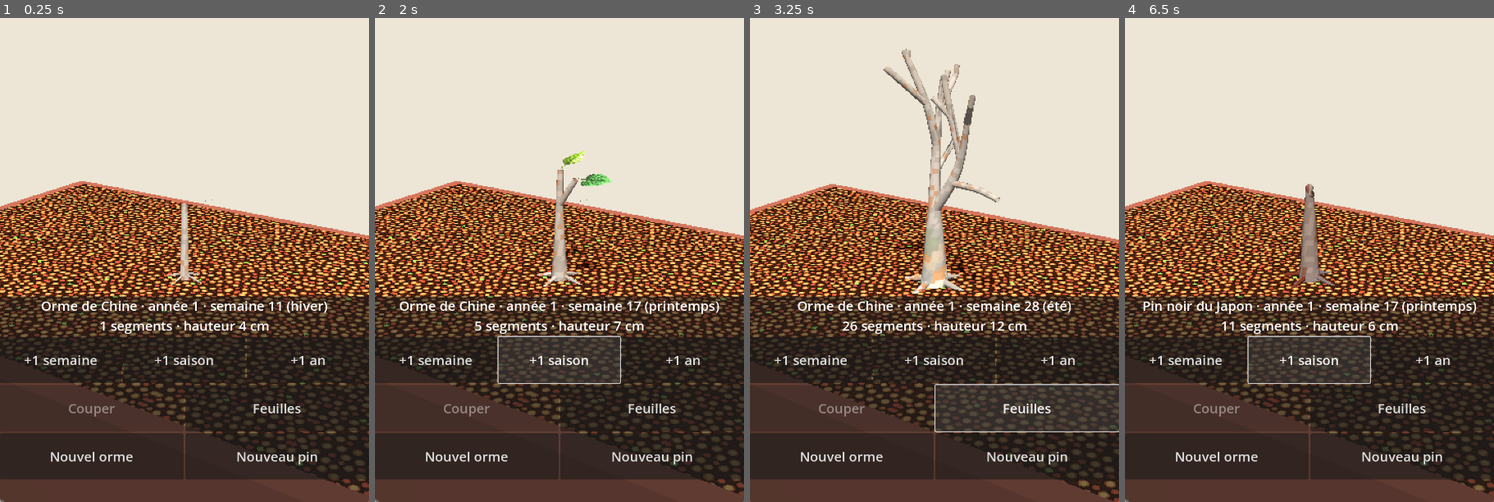
Above: before the commit, frames 1-4 (left to right).
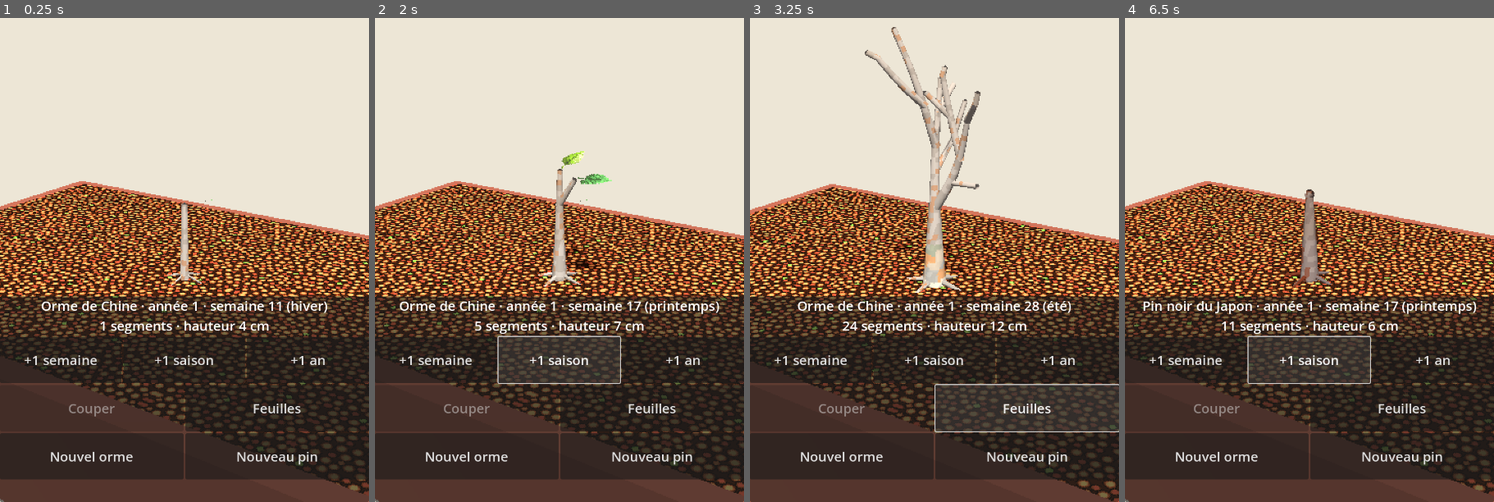
Above: after the commit, the same moments.

Repository: Ankool29/bonzai
Game: Godot game, scene res://scenes/main.tscn
Same seed, same stepped clock (60 frames per second), same inputs: the game is played once before the commit and once after it.
Inputs:
- Up to frame 1 (0.25 s): no input
- Up to frame 2 (2 s): click "+1 semaine" at 0.5 s; click "+1 saison" at 1.25 s
- Up to frame 3 (3.25 s): click "+1 an" at 2 s; click "Feuilles" at 2.75 s
- Up to frame 4 (6.5 s): click "Nouvel orme" at 3.5 s; click "Nouveau pin" at 4.25 s; click "+1 semaine" at 5 s; click "+1 saison" at 5.75 s

The runs differ from the first frame. In frame 1, less than 0.1% of the frame differs, in the area x 48-52%, y 38-54%; in frame 2, 0.4%; in frame 3, 8.7%, in the area x 0-100%, y 1-100%; in frame 4, 0.3%.

Commit message:
Étape 6 : tronc lissé sans manchons (Chaikin, départs enfoncés, bouts fermés, branches plus fines)
Co-Authored-By: Claude Opus 5.5 <noreply@anthropic.com>
Claude-Session: https://claude.ai/code/session_01MAppfJEzF7Td7hJP7q14tM

Diff:
--- a/scripts/species.gd
+++ b/scripts/species.gd
@@ -20,7 +20,7 @@
 	"phyllotaxy": deg_to_rad(180.0),  # alterne distique
 	"w_light": 0.35,
 	"w_up": 0.12,
-	"jitter": 0.12,
+	"jitter": 0.06,
 	"shed_ratio": 0.04,
 	"bud_life": 52 * 8,
 	"backbud_chance": 0.6,
--- a/scripts/tree_mesh.gd
+++ b/scripts/tree_mesh.gd
@@ -130,31 +130,46 @@
 	for m in chain.size():
 		var s := sim.segs[chain[m]]
 		raw.append(s.start + (s.end - s.start) * seg_f[chain[m]])
-	# Décimation : anneaux espacés d'au moins 1,2 rayon, sinon un tube épais se replie dans les virages
+	if sim.segs[i0].parent >= 0:
+		# départ de branche : le début du tube est enfoncé dans le parent et pas plus épais que lui
+		var pr := sim.segs[sim.segs[i0].parent].radius
+		raw[0] -= (raw[1] - raw[0]).normalized() * pr * 0.5
+		r[0] = minf(r[0], pr * 0.95)
+	# Décimation : anneaux espacés d'au moins 2,5 rayons, sinon un tube épais se replie dans les virages
 	# (c'était le tronc « en morceaux »).
-	var keep: Array[int] = [0]
-	for m in range(1, raw.size()):
-		if m == raw.size() - 1 or raw[m].distance_to(raw[keep[-1]]) >= 1.2 * r[keep[-1]]:
-			keep.append(m)
-	# Courbe de Catmull-Rom par les points gardés : 3 anneaux par intervalle, tracé souple.
 	var pts: Array[Vector3] = [raw[0]]
 	var rad := PackedFloat32Array([r[0]])
 	var col := PackedColorArray([seg_col[i0]])
-	for m in keep.size() - 1:
-		var p0 := raw[keep[maxi(m - 1, 0)]]
-		var p1 := raw[keep[m]]
-		var p2 := raw[keep[m + 1]]
-		var p3 := raw[keep[mini(m + 2, keep.size() - 1)]]
-		var c := seg_col[chain[mini(keep[m + 1], chain.size() - 1)]]
-		for q in range(1, 4):
-			var u := q / 3.0
-			pts.append(0.5 * (2.0 * p1 + (p2 - p0) * u + (2.0 * p0 - 5.0 * p1 + 4.0 * p2 - p3) * u * u + (3.0 * p1 - p0 - 3.0 * p2 + p3) * u * u * u))
-			rad.append(lerpf(r[keep[m]], r[keep[m + 1]], u))
-			col.append(c)
+	for m in range(1, raw.size()):
+		if m == raw.size() - 1 or raw[m].distance_to(pts[-1]) >= 2.5 * rad[rad.size() - 1]:
+			pts.append(raw[m])
+			rad.append(r[m])
+			col.append(seg_col[chain[mini(m, chain.size() - 1)]])
+	# Lissage de Chaikin (coupe les angles sans jamais dépasser, contrairement à une spline)
+	for it in 3:
+		if pts.size() < 3:
+			break
+		var np: Array[Vector3] = [pts[0]]
+		var nr := PackedFloat32Array([rad[0]])
+		var nc := PackedColorArray([col[0]])
+		for m in pts.size() - 1:
+			np.append(pts[m] * 0.75 + pts[m + 1] * 0.25)
+			np.append(pts[m] * 0.25 + pts[m + 1] * 0.75)
+			nr.append(rad[m] * 0.75 + rad[m + 1] * 0.25)
+			nr.append(rad[m] * 0.25 + rad[m + 1] * 0.75)
+			nc.append(col[m])
+			nc.append(col[m + 1])
+		np.append(pts[-1])
+		nr.append(rad[rad.size() - 1])
+		nc.append(col[col.size() - 1])
+		pts = np
+		rad = nr
+		col = nc
 	var d := (pts[1] - pts[0]).normalized()
 	var a := _perp(d)
 	var v := 0.0
 	var prev := _ring(pts[0], d, a, rad[0], v, col[0])
+	_cap(prev, pts[0] - d * rad[0] * 0.5)
 	for m in range(1, pts.size()):
 		d = (pts[m] - pts[m - 1]).normalized()
 		if m + 1 < pts.size():
@@ -164,6 +179,21 @@
 		var cur := _ring(pts[m], d, a, maxf(rad[m], 0.0008), v, col[m])
 		_join(prev, cur)
 		prev = cur
+	_cap(prev, pts[-1] + d * maxf(rad[rad.size() - 1], 0.0008) * 0.6)
+
+
+## Ferme un bout de tube (pointe, coupe) par un petit cône : plus de tube creux visible.
+func _cap(ring: int, tip: Vector3) -> void:
+	var t0 := verts.size()
+	verts.append(tip)
+	norms.append((tip - verts[ring]).normalized())
+	uvs.append(uvs[ring])
+	uv2s.append(uv2s[ring])
+	cols.append(cols[ring])
+	for k in SIDES:
+		idx.append(ring + k)
+		idx.append(ring + k + 1)
+		idx.append(t0)
 
 
 ## Racines de surface provisoires, à la taille du tronc (en attendant les racines simulées).
--- a/scripts/tree_sim.gd
+++ b/scripts/tree_sim.gd
@@ -52,7 +52,7 @@
 var w_up := 0.12
 var jitter := 0.12
 var tip_radius := 0.0012
-var pipe_exp := 2.5
+var pipe_exp := 3.0           # 3 plutôt que 2,5 : branches plus fines, plus proches d'un vrai orme
 var shed_ratio := 0.04        # lumière par entre-nœud sous laquelle une branche dépérit
 var bud_life := 52 * 8        # durée de vie d'un bourgeon dormant (semaines)
 var backbud_nodes := 4        # nœuds sous la coupe qui peuvent rebourgeonner
Not shown, changed: docs/ETAPE6.md
